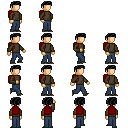
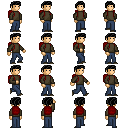
Two versions of the same layered image (128 x 128). Layer-by-layer changes:
painted on "character_back_grab" over bbox(15, 1, 117, 71)
